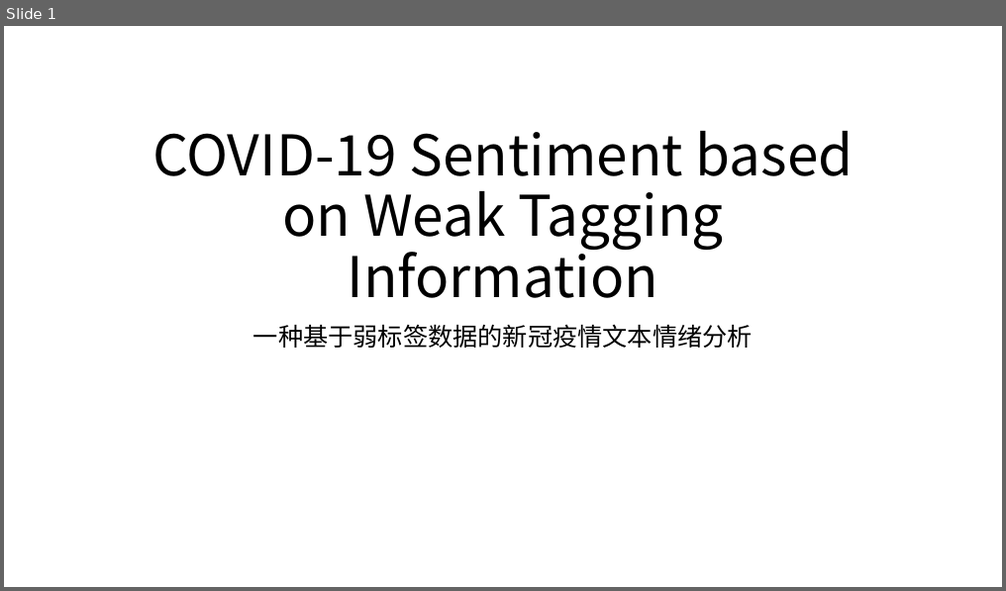
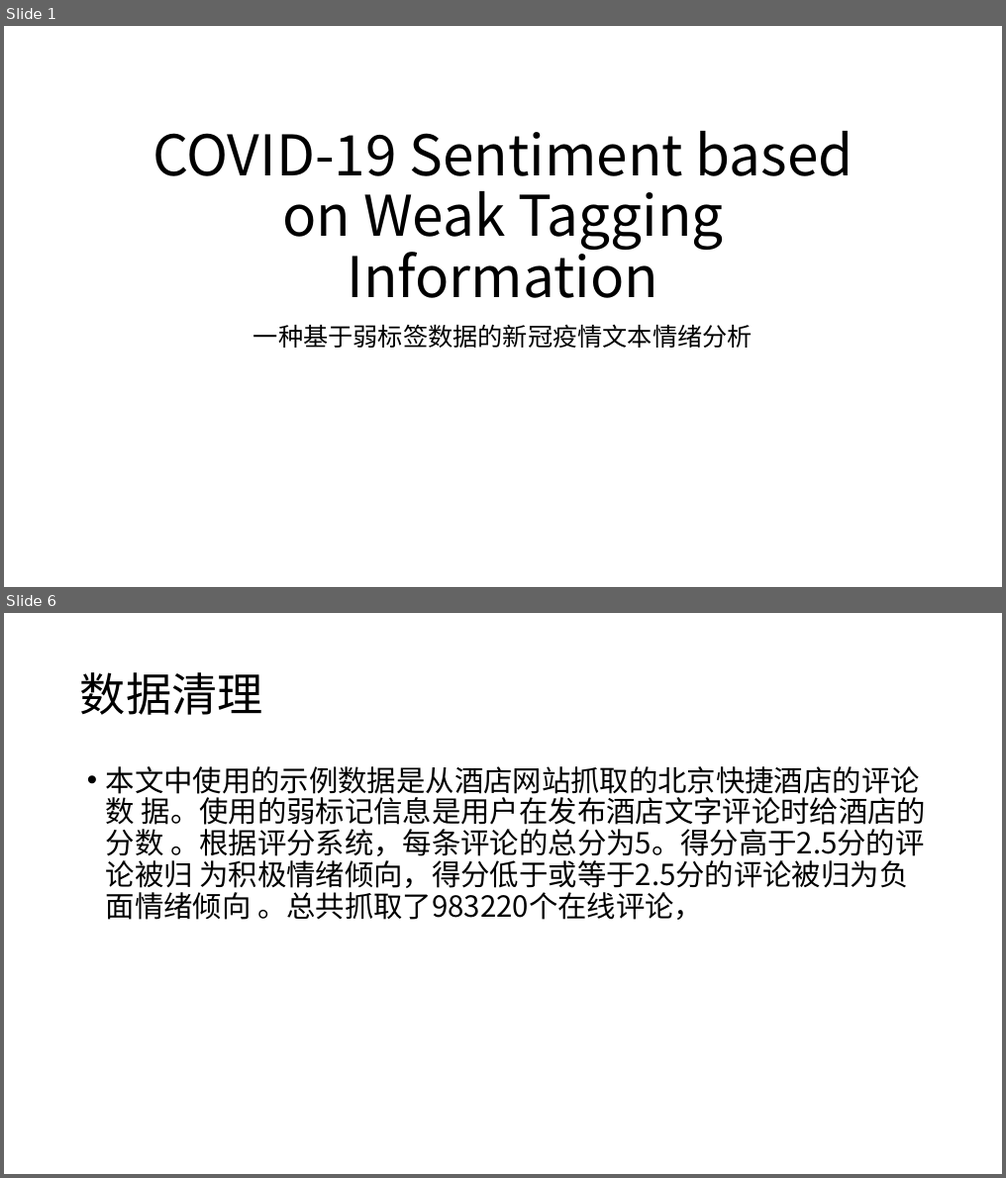
Before and after one commit to XinLin-cs/Dev_Note, a slide deck: COVID-19 Sentiment based on Weak Tagging Information/开题报告.pptx. Shown one above the other, each under a label of ours: slide 1 before the commit, slides 1 and 6 after it; the slides between them are not shown. The pictures are 1006x591 and 1006x1178 pixels, drawn with LibreOffice and Linux fonts; fonts in the diff are those of the drawing. Boxes give left, top, right and bottom in pixels: in the first picture for what was removed or moved away, otherwise in the second. Text is boxed around its words. In the diff, an @@ line names an element or a change of style, - is before the commit and + after.

```diff
--- a/COVID-19 Sentiment based on Weak Tagging Information/开题报告.pptx
+++ b/COVID-19 Sentiment based on Weak Tagging Information/开题报告.pptx
@@ slide 6 added at <box>4,613,1002,1174</box>, background #FFFFFF @@
@@ title added at <box>80,672,263,715</box>, 44 pt, text #000000 @@
+数据清理
@@ text added at <box>106,766,927,920</box>, 28 pt, text #000000 @@
+• 本文中使用的示例数据是从酒店网站抓取的北京快捷酒店的评论数 据。使用的弱标记信息是用户在发布酒店文字评论时给酒店的分数 。根据评分系统，每条评论的总分为5。得分高于2.5分的评论被归 为积极情绪倾向，得分低于或等于2.5分的评论被归为负面情绪倾向 。总共抓取了983220个在线评论，
```
Also in this commit, not shown: 13 other slides added.
